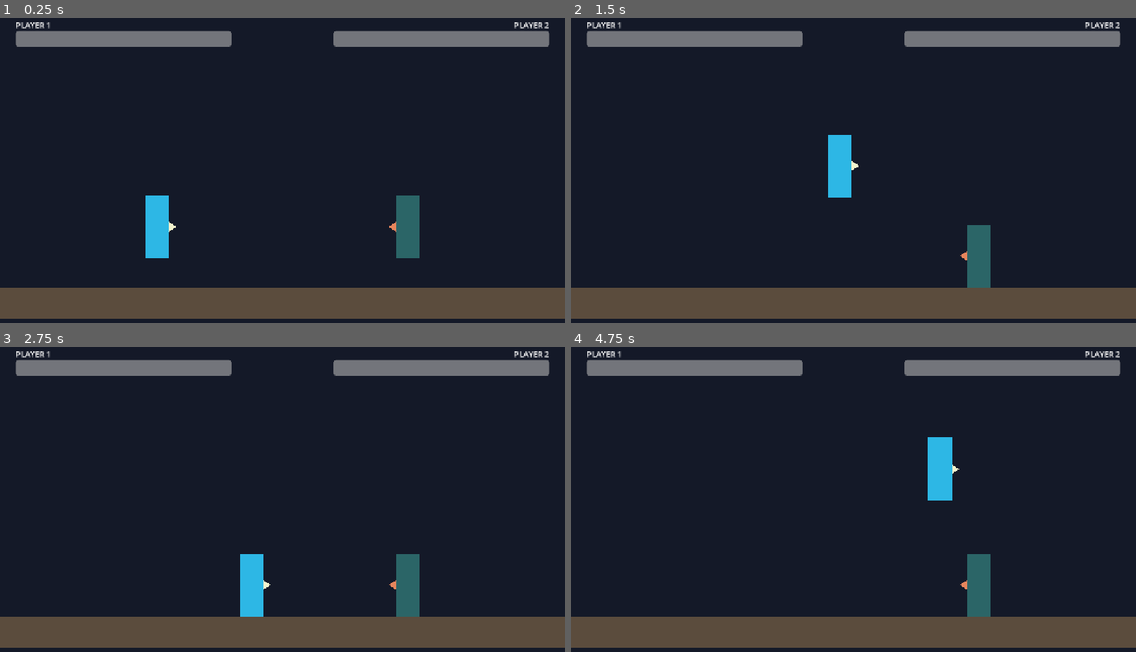
Above: before the commit, frames 1-4 (two rows, left to right).
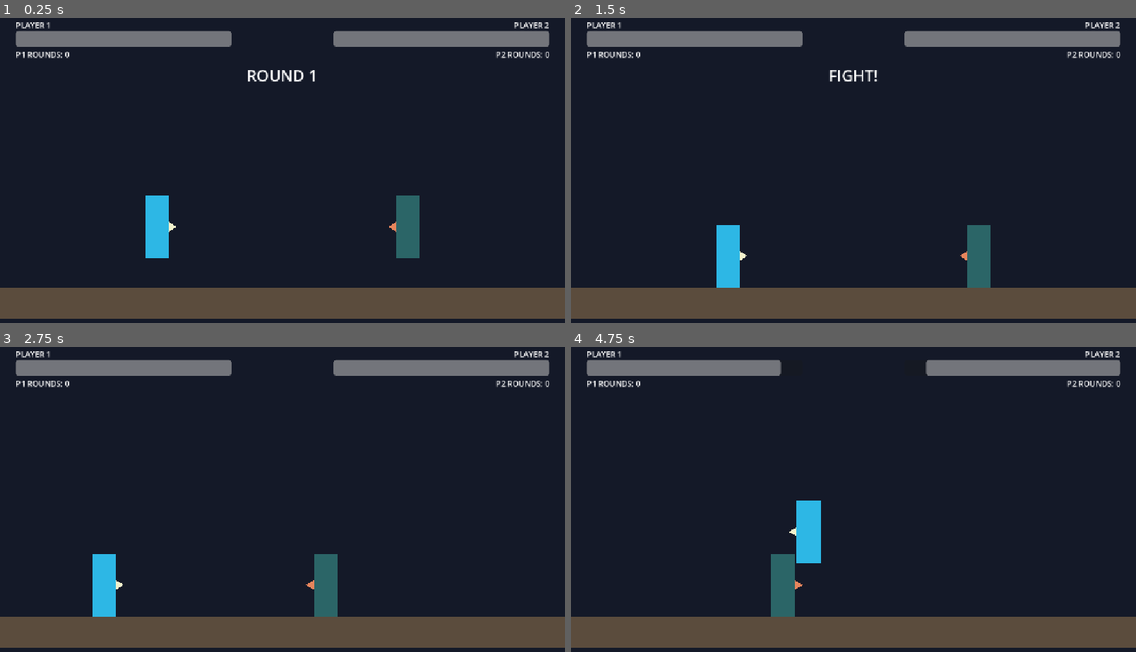
Above: after the commit, the same moments.

Repository: NZach44/Samurai-cop
Game: Godot game, scene res://scenes/arenas/test_arena.tscn
Same seed, same stepped clock (60 frames per second), same inputs: the game is played once before the commit and once after it.
Inputs:
- Up to frame 1 (0.25 s): no input
- Up to frame 2 (1.5 s): hold D (p1_right) from 0.53 s (still down); tap F (p1_punch) at 0.6, 1.35 s; tap W (p1_jump) at 0.77 s
- Up to frame 3 (2.75 s): tap W (p1_jump) at 1.52 s; release D (p1_right) at 2.03 s; hold A (p1_left) from 2.03 s (still down); tap F (p1_punch) at 2.1 s
- Up to frame 4 (4.75 s): release A (p1_left) at 2.78 s; hold D (p1_right) 2.78-4.28 s; tap F (p1_punch) at 2.85, 3.6, 4.35 s; tap W (p1_jump) at 3.02, 3.77, 4.52 s; hold A (p1_left) from 4.28 s (still down)

The runs differ from the first frame. In frame 1, 0.5% of the frame differs, in the area x 2-98%, y 11-22%; in frame 2, 2.2%; in frame 3, 3.7%; in frame 4, 4.3%, in the area x 2-98%, y 4-89%.

Commit message:
milestone 7+8

Diff:
--- a/scenes/arenas/test_arena.tscn
+++ b/scenes/arenas/test_arena.tscn
@@ -46,6 +46,7 @@
 [node name="Fighter2" parent="." node_paths=PackedStringArray("opponent") instance=ExtResource("1_fighter")]
 modulate = Color(0.95, 0.55, 0.45, 1)
 position = Vector2(832, 400)
+control_mode = 1
 left_action = &"p2_left"
 right_action = &"p2_right"
 jump_action = &"p2_jump"
@@ -107,13 +108,34 @@
 fill_mode = 1
 show_percentage = false
 
+[node name="Fighter1RoundsLabel" type="Label" parent="HUD/Controls"]
+layout_mode = 0
+offset_left = 32.0
+offset_top = 64.0
+offset_right = 192.0
+offset_bottom = 87.0
+text = "P1 ROUNDS: 0"
+
+[node name="Fighter2RoundsLabel" type="Label" parent="HUD/Controls"]
+layout_mode = 1
+anchors_preset = 1
+anchor_left = 1.0
+anchor_right = 1.0
+offset_left = -192.0
+offset_top = 64.0
+offset_right = -32.0
+offset_bottom = 87.0
+grow_horizontal = 0
+text = "P2 ROUNDS: 0"
+horizontal_alignment = 2
+
 [node name="WinnerLabel" type="Label" parent="HUD/Controls"]
 visible = false
 layout_mode = 1
 anchors_preset = 10
 anchor_right = 1.0
-offset_top = 84.0
-offset_bottom = 130.0
+offset_top = 96.0
+offset_bottom = 142.0
 grow_horizontal = 2
 theme_override_font_sizes/font_size = 32
 text = "PLAYER 1 WINS"
--- a/scenes/fighters/fighter.tscn
+++ b/scenes/fighters/fighter.tscn
@@ -1,6 +1,7 @@
-[gd_scene load_steps=4 format=3]
+[gd_scene load_steps=5 format=3]
 
 [ext_resource type="Script" path="res://scripts/fighters/fighter.gd" id="1_fighter"]
+[ext_resource type="Script" path="res://scripts/fighters/cpu_controller.gd" id="2_cpu_controller"]
 
 [sub_resource type="RectangleShape2D" id="RectangleShape2D_fighter"]
 size = Vector2(48, 128)
@@ -9,7 +10,12 @@
 size = Vector2(48, 36)
 
 [node name="Fighter" type="CharacterBody2D"]
+collision_layer = 4
+collision_mask = 1
 script = ExtResource("1_fighter")
+
+[node name="CPUController" type="Node" parent="."]
+script = ExtResource("2_cpu_controller")
 
 [node name="Visuals" type="Node2D" parent="."]
 
--- /dev/null
+++ b/scripts/fighters/cpu_controller.gd
@@ -0,0 +1,89 @@
+extends Node
+class_name CPUController
+
+@export var preferred_distance: float = 72.0
+@export var attack_range: float = 88.0
+@export var decision_interval: float = 0.25
+@export var attack_cooldown: float = 0.80
+@export_range(0.0, 1.0, 0.05) var attack_probability: float = 0.55
+@export var corner_check_distance: float = 48.0
+@export_range(0.0, 1.0, 0.05) var corner_backstep_probability: float = 0.35
+@export var corner_backstep_delay: float = 0.45
+@export var corner_backstep_duration: float = 0.30
+@export var random_seed: int = 2002
+
+var move_direction: float = 0.0
+var punch_requested: bool = false
+var decision_time_remaining: float = 0.0
+var attack_cooldown_remaining: float = 0.0
+var backstep_delay_remaining: float = 0.0
+var backstep_time_remaining: float = 0.0
+var random_number_generator: RandomNumberGenerator = RandomNumberGenerator.new()
+
+
+func _ready() -> void:
+	random_number_generator.seed = random_seed
+	stop()
+
+
+func update_decision(
+	delta: float,
+	horizontal_distance: float,
+	can_attack: bool,
+	opponent_near_wall: bool
+) -> void:
+	attack_cooldown_remaining = maxf(attack_cooldown_remaining - delta, 0.0)
+	_update_backstep_timers(delta)
+	if backstep_time_remaining > 0.0:
+		move_direction = -signf(horizontal_distance)
+		punch_requested = false
+		return
+
+	decision_time_remaining -= delta
+	if decision_time_remaining > 0.0:
+		return
+
+	decision_time_remaining = decision_interval
+	punch_requested = false
+	var distance: float = absf(horizontal_distance)
+	var should_hold_corner_spacing: bool = opponent_near_wall and distance <= attack_range
+	move_direction = (
+		signf(horizontal_distance)
+		if distance > preferred_distance and not should_hold_corner_spacing
+		else 0.0
+	)
+
+	if distance <= attack_range and can_attack and is_zero_approx(attack_cooldown_remaining):
+		if random_number_generator.randf() <= attack_probability:
+			punch_requested = true
+			attack_cooldown_remaining = attack_cooldown
+			if opponent_near_wall and random_number_generator.randf() <= corner_backstep_probability:
+				backstep_delay_remaining = corner_backstep_delay
+
+
+func consume_punch_request() -> bool:
+	var requested: bool = punch_requested
+	punch_requested = false
+	return requested
+
+
+func stop() -> void:
+	move_direction = 0.0
+	punch_requested = false
+	decision_time_remaining = decision_interval
+	backstep_delay_remaining = 0.0
+	backstep_time_remaining = 0.0
+
+
+func reset_for_round() -> void:
+	attack_cooldown_remaining = 0.0
+	stop()
+
+
+func _update_backstep_timers(delta: float) -> void:
+	if backstep_delay_remaining > 0.0:
+		backstep_delay_remaining = maxf(backstep_delay_remaining - delta, 0.0)
+		if is_zero_approx(backstep_delay_remaining):
+			backstep_time_remaining = corner_backstep_duration
+	elif backstep_time_remaining > 0.0:
+		backstep_time_remaining = maxf(backstep_time_remaining - delta, 0.0)
--- a/scripts/fighters/fighter.gd
+++ b/scripts/fighters/fighter.gd
@@ -4,10 +4,18 @@
 signal health_changed(current_health: int, max_health: int)
 signal defeated(fighter: Fighter)
 
+enum ControlMode {
+	HUMAN,
+	CPU,
+}
+
 @export var move_speed: float = 240.0
 @export var jump_velocity: float = 600.0
+@export var minimum_fighter_spacing: float = 56.0
+@export var separation_speed: float = 160.0
 @export var max_health: int = 100
 @export var hit_stun_duration: float = 0.25
+@export var control_mode: ControlMode = ControlMode.HUMAN
 @export var left_action: StringName = &"p1_left"
 @export var right_action: StringName = &"p1_right"
 @export var jump_action: StringName = &"p1_jump"
@@ -21,6 +29,7 @@
 
 @onready var visuals: Node2D = $Visuals
 @onready var punch_hit_box: Area2D = $Visuals/PunchHitBox
+@onready var cpu_controller: CPUController = $CPUController
 
 var is_punching: bool = false
 var punch_is_active: bool = false
@@ -30,6 +39,7 @@
 var hit_stun_time_remaining: float = 0.0
 var is_defeated: bool = false
 var attack_sequence_id: int = 0
+var controls_enabled: bool = true
 
 
 func _ready() -> void:
@@ -44,24 +54,61 @@
 			velocity.x = 0.0
 	elif is_in_hit_stun:
 		_update_hit_stun(delta)
+	elif controls_enabled:
+		_handle_control_input(delta)
 	else:
-		_handle_player_input()
+		velocity.x = 0.0
 
 	if not is_on_floor():
 		velocity += get_gravity() * delta
 
 	move_and_slide()
+	_resolve_grounded_spacing(delta)
 	_face_opponent()
 
 
-func _handle_player_input() -> void:
-	var move_direction: float = Input.get_axis(left_action, right_action)
+func _handle_control_input(delta: float) -> void:
+	if control_mode == ControlMode.CPU:
+		_handle_cpu_input(delta)
+	else:
+		_apply_control_input(
+			Input.get_axis(left_action, right_action),
+			Input.is_action_just_pressed(jump_action),
+			Input.is_action_just_pressed(punch_action)
+		)
+
+
+func _handle_cpu_input(delta: float) -> void:
+	if not is_instance_valid(opponent):
+		_apply_control_input(0.0, false, false)
+		return
+
+	var horizontal_distance: float = opponent.global_position.x - global_position.x
+	var opponent_fighter: Fighter = opponent as Fighter
+	var opponent_near_wall: bool = (
+		opponent_fighter != null
+		and opponent_fighter.is_near_world_wall(cpu_controller.corner_check_distance)
+	)
+	cpu_controller.update_decision(
+		delta,
+		horizontal_distance,
+		not is_punching,
+		opponent_near_wall
+	)
+	_apply_control_input(
+		cpu_controller.move_direction,
+		false,
+		cpu_controller.consume_punch_request()
+	)
+
+
+func _apply_control_input(move_direction: float, jump_requested: bool, punch_requested: bool) -> void:
 	velocity.x = move_direction * move_speed
 
-	if is_on_floor() and Input.is_action_just_pressed(jump_action):
+	if is_on_floor() and jump_requested:
 		velocity.y = -jump_velocity
 
-	if Input.is_action_just_pressed(punch_action) and not is_punching:
+	if punch_requested and not is_punching:
 		_start_punch()
 
 
@@ -74,6 +121,47 @@
 func _face_opponent() -> void:
 	if is_instance_valid(opponent) and not is_equal_approx(global_position.x, opponent.global_position.x):
 		visuals.scale.x = signf(opponent.global_position.x - global_position.x)
+
+
+func is_near_world_wall(check_distance: float) -> bool:
+	return (
+		test_move(global_transform, Vector2.LEFT * check_distance)
+		or test_move(global_transform, Vector2.RIGHT * check_distance)
+	)
+
+
+func _resolve_grounded_spacing(delta: float) -> void:
+	var opponent_fighter: Fighter = opponent as Fighter
+	if opponent_fighter == null or not is_on_floor() or not opponent_fighter.is_on_floor():
+		return
+	if get_instance_id() > opponent_fighter.get_instance_id():
+		return
+
+	var horizontal_offset: float = opponent_fighter.global_position.x - global_position.x
+	var overlap: float = minimum_fighter_spacing - absf(horizontal_offset)
+	if overlap <= 0.0:
+		return
+
+	var separation_direction: float = signf(horizontal_offset)
+	if is_zero_approx(separation_direction):
+		separation_direction = 1.0
+	var correction: float = minf(overlap, separation_speed * delta)
+
+	var original_position: Vector2 = global_position
+	move_and_collide(Vector2.LEFT * separation_direction * correction * 0.5)
+	var self_distance_moved: float = absf(global_position.x - original_position.x)
+
+	var opponent_original_position: Vector2 = opponent_fighter.global_position
+	opponent_fighter.move_and_collide(
+		Vector2.RIGHT * separation_direction * (correction - self_distance_moved)
+	)
+	var opponent_distance_moved: float = absf(
+		opponent_fighter.global_position.x - opponent_original_position.x
+	)
+
+	var remaining_correction: float = correction - self_distance_moved - opponent_distance_moved
+	if remaining_correction > 0.0:
+		move_and_collide(Vector2.LEFT * separation_direction * remaining_correction)
 
 
 func _start_punch() -> void:
@@ -123,6 +211,8 @@
 	velocity.x = knockback_direction * knockback_speed
 	is_in_hit_stun = true
 	hit_stun_time_remaining = hit_stun_duration
+	if control_mode == ControlMode.CPU:
+		cpu_controller.stop()
 
 	var damage_dealt: int = previous_health - current_health
 	print("PUNCH HIT: %s hit %s for %d damage (%d health remaining)" % [
@@ -146,7 +236,15 @@
 	is_in_hit_stun = false
 	hit_stun_time_remaining = 0.0
 	_cancel_attack()
+	cpu_controller.reset_for_round()
 	health_changed.emit(current_health, max_health)
+
+
+func set_controls_enabled(enabled: bool) -> void:
+	controls_enabled = enabled
+	if not enabled:
+		cpu_controller.stop()
+		_cancel_attack()
 
 
 func _cancel_attack() -> void:
--- a/scripts/systems/round_controller.gd
+++ b/scripts/systems/round_controller.gd
@@ -1,16 +1,33 @@
 extends Node2D
 
-@export var round_reset_delay: float = 2.0
+enum MatchState {
+	ROUND_START,
+	FIGHTING,
+	ROUND_OVER,
+	MATCH_OVER,
+}
+
+const ROUNDS_TO_WIN: int = 2
+
+@export var round_message_duration: float = 0.8
+@export var fight_message_duration: float = 1.0
+@export var round_end_delay: float = 2.0
+@export var match_end_delay: float = 3.0
 
 @onready var fighter_1: Fighter = $Fighter1
 @onready var fighter_2: Fighter = $Fighter2
 @onready var fighter_1_health_bar: ProgressBar = $HUD/Controls/Fighter1HealthBar
 @onready var fighter_2_health_bar: ProgressBar = $HUD/Controls/Fighter2HealthBar
+@onready var fighter_1_rounds_label: Label = $HUD/Controls/Fighter1RoundsLabel
+@onready var fighter_2_rounds_label: Label = $HUD/Controls/Fighter2RoundsLabel
 @onready var winner_label: Label = $HUD/Controls/WinnerLabel
 
 var fighter_1_spawn_position: Vector2
 var fighter_2_spawn_position: Vector2
-var round_is_over: bool = false
+var fighter_1_round_wins: int = 0
+var fighter_2_round_wins: int = 0
+var round_number: int = 1
+var match_state: MatchState = MatchState.ROUND_START
 
 
 func _ready() -> void:
@@ -24,6 +41,8 @@
 
 	_on_health_changed(fighter_1.current_health, fighter_1.max_health, fighter_1_health_bar)
 	_on_health_changed(fighter_2.current_health, fighter_2.max_health, fighter_2_health_bar)
+	_update_round_win_ui()
+	_start_round()
 
 
 func _on_health_changed(current_health: int, max_health: int, health_bar: ProgressBar) -> void:
@@ -32,22 +51,78 @@
 
 
 func _on_fighter_defeated(loser: Fighter) -> void:
-	if round_is_over:
+	# Only the first defeat signal in active play can award this round.
+	if match_state != MatchState.FIGHTING:
 		return
 
-	round_is_over = true
+	match_state = MatchState.ROUND_OVER
+	_set_fighter_controls_enabled(false)
 	var winner: Fighter = fighter_2 if loser == fighter_1 else fighter_1
 	var winner_number: int = 2 if winner == fighter_2 else 1
-	winner_label.text = "PLAYER %d WINS" % winner_number
+	if winner == fighter_1:
+		fighter_1_round_wins += 1
+	else:
+		fighter_2_round_wins += 1
+	_update_round_win_ui()
+
+	winner_label.text = "PLAYER %d WINS ROUND" % winner_number
 	winner_label.show()
-	print("KO: %s wins; %s is defeated" % [winner.name, loser.name])
+	print("ROUND %d: %s wins; %s is defeated" % [round_number, winner.name, loser.name])
 
-	await get_tree().create_timer(round_reset_delay).timeout
-	_reset_round()
+	await get_tree().create_timer(round_end_delay).timeout
+	if _get_round_wins(winner) >= ROUNDS_TO_WIN:
+		_finish_match(winner, winner_number)
+	else:
+		round_number += 1
+		_start_round()
 
 
-func _reset_round() -> void:
+func _start_round() -> void:
+	match_state = MatchState.ROUND_START
+	_set_fighter_controls_enabled(false)
 	fighter_1.reset_for_round(fighter_1_spawn_position)
 	fighter_2.reset_for_round(fighter_2_spawn_position)
+
+	winner_label.text = "ROUND %d" % round_number
+	winner_label.show()
+	await get_tree().create_timer(round_message_duration).timeout
+	if match_state != MatchState.ROUND_START:
+		return
+
+	winner_label.text = "FIGHT!"
+	await get_tree().create_timer(fight_message_duration).timeout
+	if match_state != MatchState.ROUND_START:
+		return
+
 	winner_label.hide()
-	round_is_over = false
+	match_state = MatchState.FIGHTING
+	_set_fighter_controls_enabled(true)
+
+
+func _finish_match(winner: Fighter, winner_number: int) -> void:
+	match_state = MatchState.MATCH_OVER
+	_set_fighter_controls_enabled(false)
+	winner_label.text = "PLAYER %d WINS THE MATCH" % winner_number
+	winner_label.show()
+	print("MATCH OVER: %s wins the match" % winner.name)
+
+	await get_tree().create_timer(match_end_delay).timeout
+	fighter_1_round_wins = 0
+	fighter_2_round_wins = 0
+	round_number = 1
+	_update_round_win_ui()
+	_start_round()
+
+
+func _get_round_wins(fighter: Fighter) -> int:
+	return fighter_1_round_wins if fighter == fighter_1 else fighter_2_round_wins
+
+
+func _set_fighter_controls_enabled(enabled: bool) -> void:
+	fighter_1.set_controls_enabled(enabled)
+	fighter_2.set_controls_enabled(enabled)
+
+
+func _update_round_win_ui() -> void:
+	fighter_1_rounds_label.text = "P1 ROUNDS: %d" % fighter_1_round_wins
+	fighter_2_rounds_label.text = "P2 ROUNDS: %d" % fighter_2_round_wins
Not shown, added: scripts/fighters/cpu_controller.gd.uid
